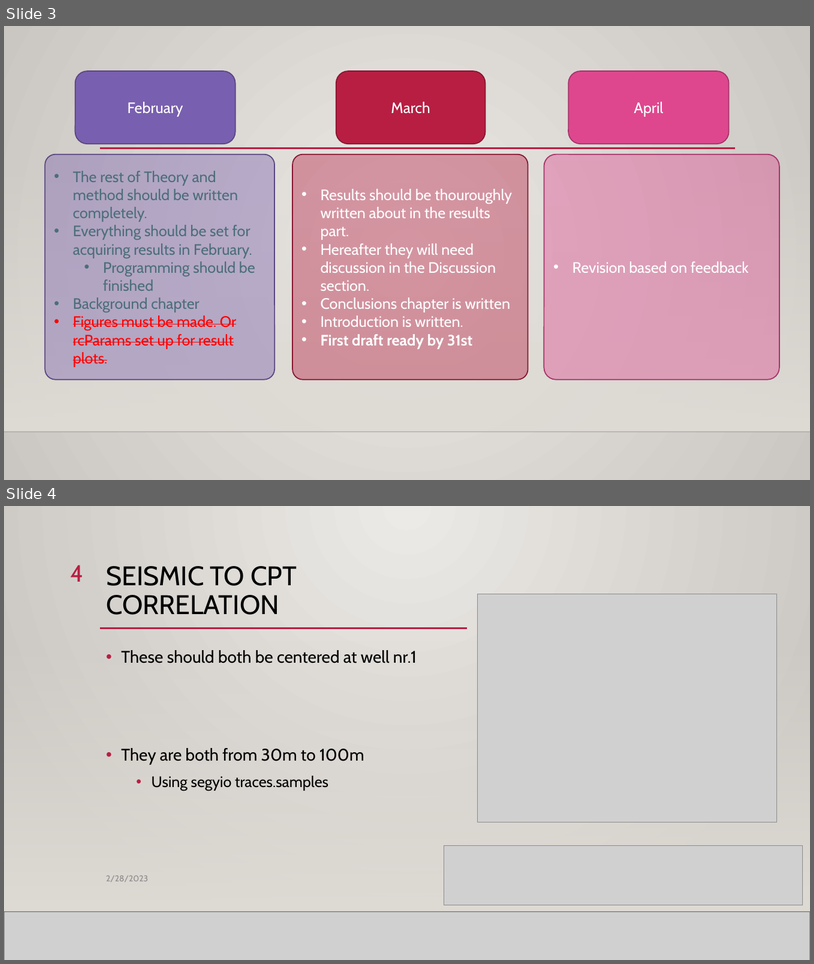
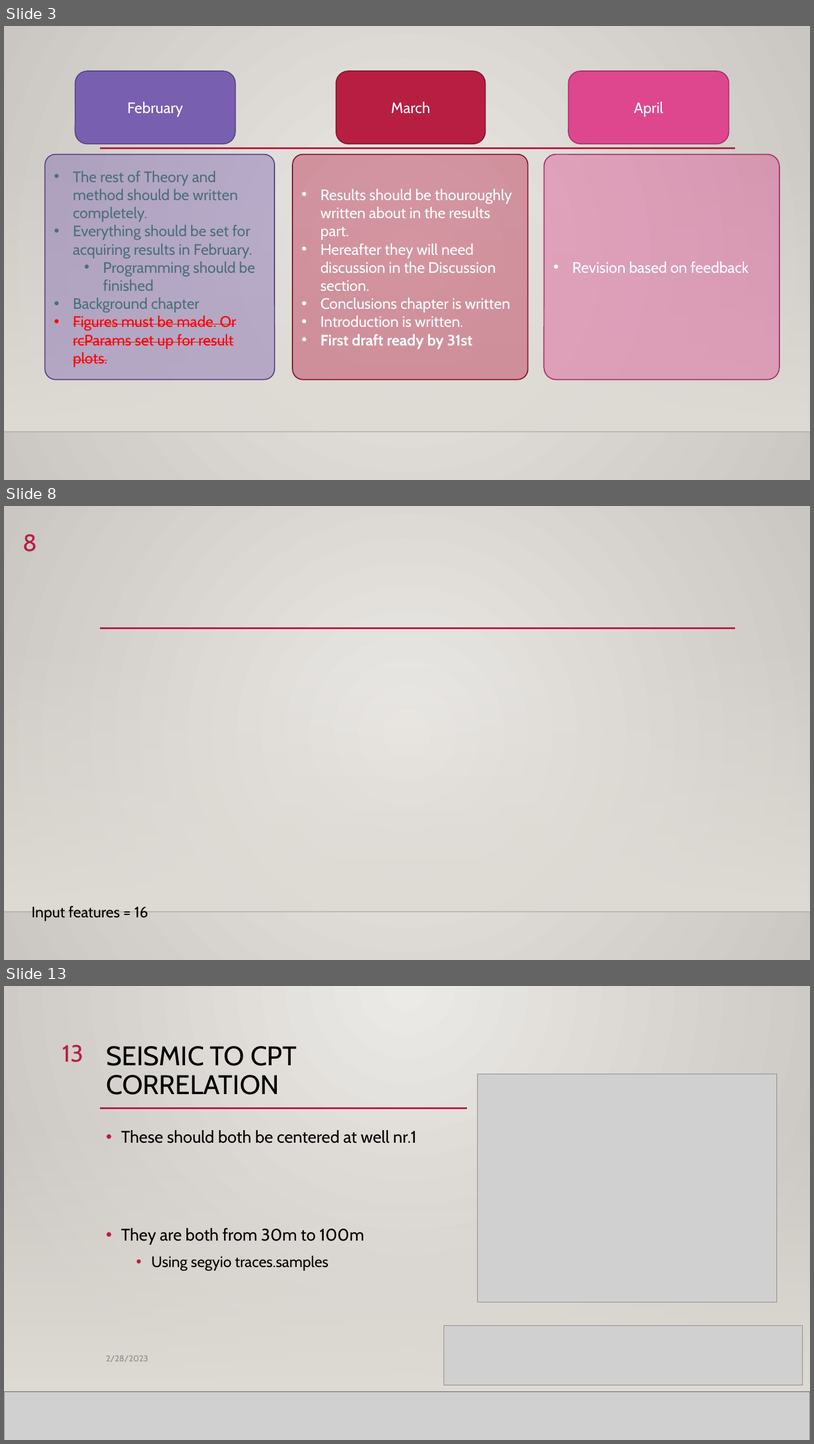
Before and after one commit to sjurmsc/MSC2023, a slide deck: Meeting Presentations/02.03.2023_General_Meeting.pptx. Shown one above the other, each under a label of ours: slides 3 and 4 before the commit, slides 3, 8 and 13 after it; the slides between them are not shown. The pictures are 814x964 and 814x1444 pixels, drawn with LibreOffice and Linux fonts; fonts in the diff are those of the drawing; grey boxes stand for pictures; background and template pictures are left out. Boxes give left, top, right and bottom in pixels: in the first picture for what was removed or moved away, otherwise in the second. Text is boxed around its words. In the diff, an @@ line names an element or a change of style, - is before the commit and + after.

```diff
--- a/Meeting Presentations/02.03.2023_General_Meeting.pptx
+++ b/Meeting Presentations/02.03.2023_General_Meeting.pptx
@@ slide 8 added at (x1=4, y1=506, x2=810, y2=960), background picture (left out); not listed: 3 template elements that a slide beside it also shows @@
@@ page number added at (x1=23, y1=534, x2=37, y2=552), 28 pt, text #B71E42 @@
+8
@@ text added at (x1=32, y1=906, x2=148, y2=921), 18 pt, text #000000 @@
+Input features = 16
@@ what was slide 4 is now slide 13 @@
@@ page number at (x1=62, y1=1045, x2=83, y2=1062): text changed @@
-4
+13
```
Also in this commit, not shown: 2 slides changed, 9 other slides added.
